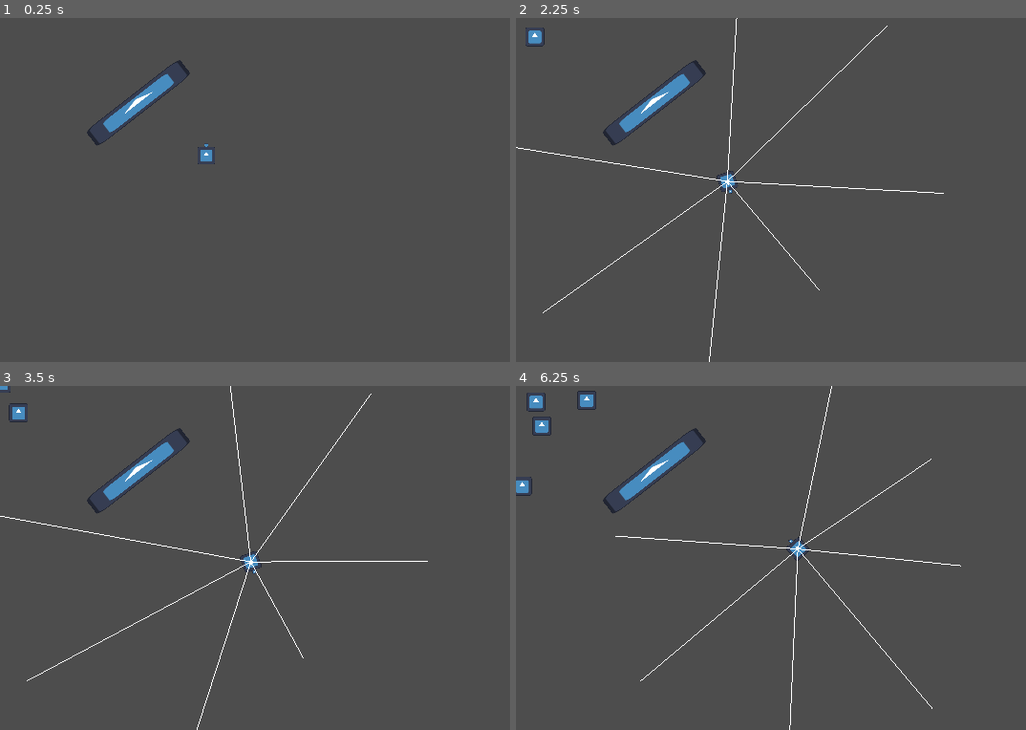
Above: before the commit, frames 1-4 (two rows, left to right).
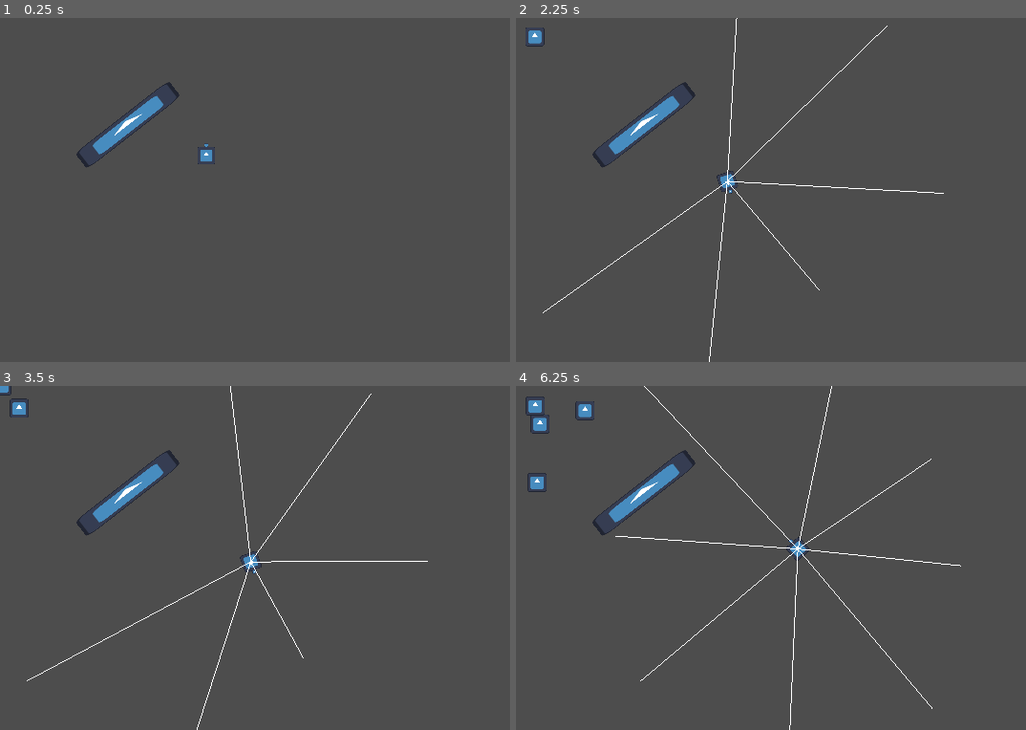
Above: after the commit, the same moments.

Repository: gabriel-r-s/vamp-theft-survivors
Game: Godot game, scene res://scenes/enemy_debug.tscn
Two runs of this game, one before a commit and one after it. Both use one fixed random seed, a clock stepped at 60 frames per second and the inputs below. The project has no main scene, so this scene is started directly. The engine's default icon, where the game draws it, is replaced by a stand-in: a white triangle on a blue panel in a dark square.
Inputs (mouse positions are in pixels of both pictures, inside the frame that each line leads up to):
- Up to frame 1 (0.25 s): no input
- Up to frame 2 (2.25 s): tap Enter at 0.5 s; move the mouse to (954, 172) at 0.52 s; click (954, 172) at 0.67 s; move the mouse to (699, 207) at 1.27 s; click (699, 207) at 1.42 s; move the mouse to (883, 114) at 2.02 s; click (883, 114) at 2.17 s
- Up to frame 3 (3.5 s): move the mouse to (275, 626) at 2.77 s; click (275, 626) at 2.92 s
- Up to frame 4 (6.25 s): move the mouse to (1005, 609) at 3.52 s; click (1005, 609) at 3.67 s; move the mouse to (638, 506) at 4.27 s; click (638, 506) at 4.42 s; move the mouse to (852, 558) at 5.02 s; click (852, 558) at 5.17 s; move the mouse to (730, 472) at 5.77 s; click (730, 472) at 5.92 s

The runs differ from the first frame. In frame 1, 1.3% of the frame differs, in the area x 14-38%, y 12-44%; in frame 2, 1.5%; in frame 3, 1.6%; in frame 4, 2.1%, in the area x 0-55%, y 0-47%.
Error in both runs: Trying to return value of type "Nil" from a function whose return type is "Vector2". (res://scripts/enemy/manager/navigation.gd:29)

Commit message:
enemy fica Bored mais rapido, alguns prints debug, ajuste de navigatino

Diff:
--- a/scenes/enemy/enemy.tscn
+++ b/scenes/enemy/enemy.tscn
@@ -6,6 +6,7 @@
 [sub_resource type="RectangleShape2D" id="RectangleShape2D_ig63i"]
 
 [node name="Enemy" type="RigidBody2D" node_paths=PackedStringArray("nav", "bored_timer", "unbored_timer")]
+collision_layer = 20
 can_sleep = false
 lock_rotation = true
 script = ExtResource("1_4a83h")
@@ -22,11 +23,13 @@
 shape = SubResource("RectangleShape2D_ig63i")
 
 [node name="NavigationAgent2D" type="NavigationAgent2D" parent="."]
+avoidance_enabled = true
+radius = 20.0
 
 [node name="BoredTimer" type="Timer" parent="."]
-wait_time = 10.0
+wait_time = 3.0
 one_shot = true
 
 [node name="UnBoredTimer" type="Timer" parent="."]
-wait_time = 5.0
+wait_time = 3.0
 one_shot = true
--- a/scenes/enemy_debug.tscn
+++ b/scenes/enemy_debug.tscn
@@ -7,7 +7,7 @@
 [ext_resource type="Texture2D" uid="uid://b0k8v2tca5hxt" path="res://icon.svg" id="5_dhxpb"]
 
 [sub_resource type="NavigationPolygon" id="NavigationPolygon_8lahr"]
-vertices = PackedVector2Array(227.93, 61.6797, 650.953, 0.0234375, 650.039, 362.023, 0.148438, 362.969, 98.7188, 162.094, 61.9062, 114.719, 2.85156, 0.96875, 191.148, 14.2812)
+vertices = PackedVector2Array(216.93, 84.6797, 650.953, 0.0234375, 650.039, 362.023, 0.148438, 362.969, 87.7188, 185.094, 50.9062, 137.719, 2.85156, 0.96875, 180.148, 37.2812)
 polygons = Array[PackedInt32Array]([PackedInt32Array(0, 1, 2), PackedInt32Array(0, 2, 3), PackedInt32Array(4, 0, 3), PackedInt32Array(5, 4, 3), PackedInt32Array(5, 3, 6), PackedInt32Array(7, 5, 6), PackedInt32Array(7, 6, 1), PackedInt32Array(7, 1, 0)])
 outlines = Array[PackedVector2Array]([PackedVector2Array(-17, -19, 671, -20, 670, 382, -20, 383)])
 sample_partition_type = 1
@@ -43,8 +43,9 @@
 navigation_polygon = SubResource("NavigationPolygon_8lahr")
 
 [node name="StaticBody2D" type="StaticBody2D" parent="NavigationRegion2D"]
-position = Vector2(104, 120)
+position = Vector2(93, 143)
 rotation = -0.660651
+metadata/_edit_group_ = true
 
 [node name="CollisionShape2D" type="CollisionShape2D" parent="NavigationRegion2D/StaticBody2D"]
 position = Vector2(51.8328, 1.52588e-05)
--- a/scripts/enemy/manager/spawner.gd
+++ b/scripts/enemy/manager/spawner.gd
@@ -43,6 +43,7 @@
             min_index = i
             min_listeners = num_listeners
 
+    prints("enemy got signal %d" % [min_index])
     return slices[min_index].sig
 
 
